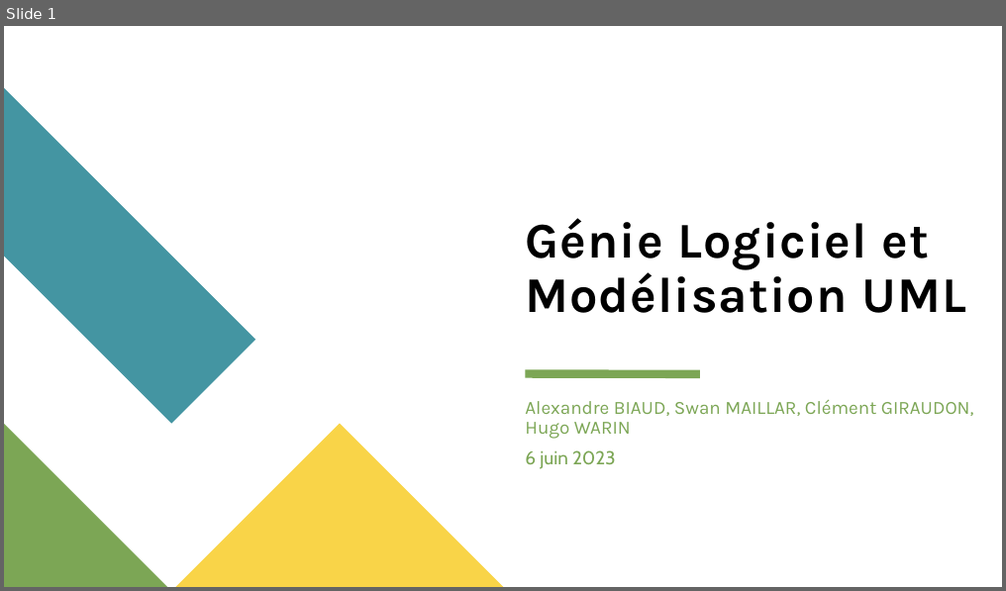
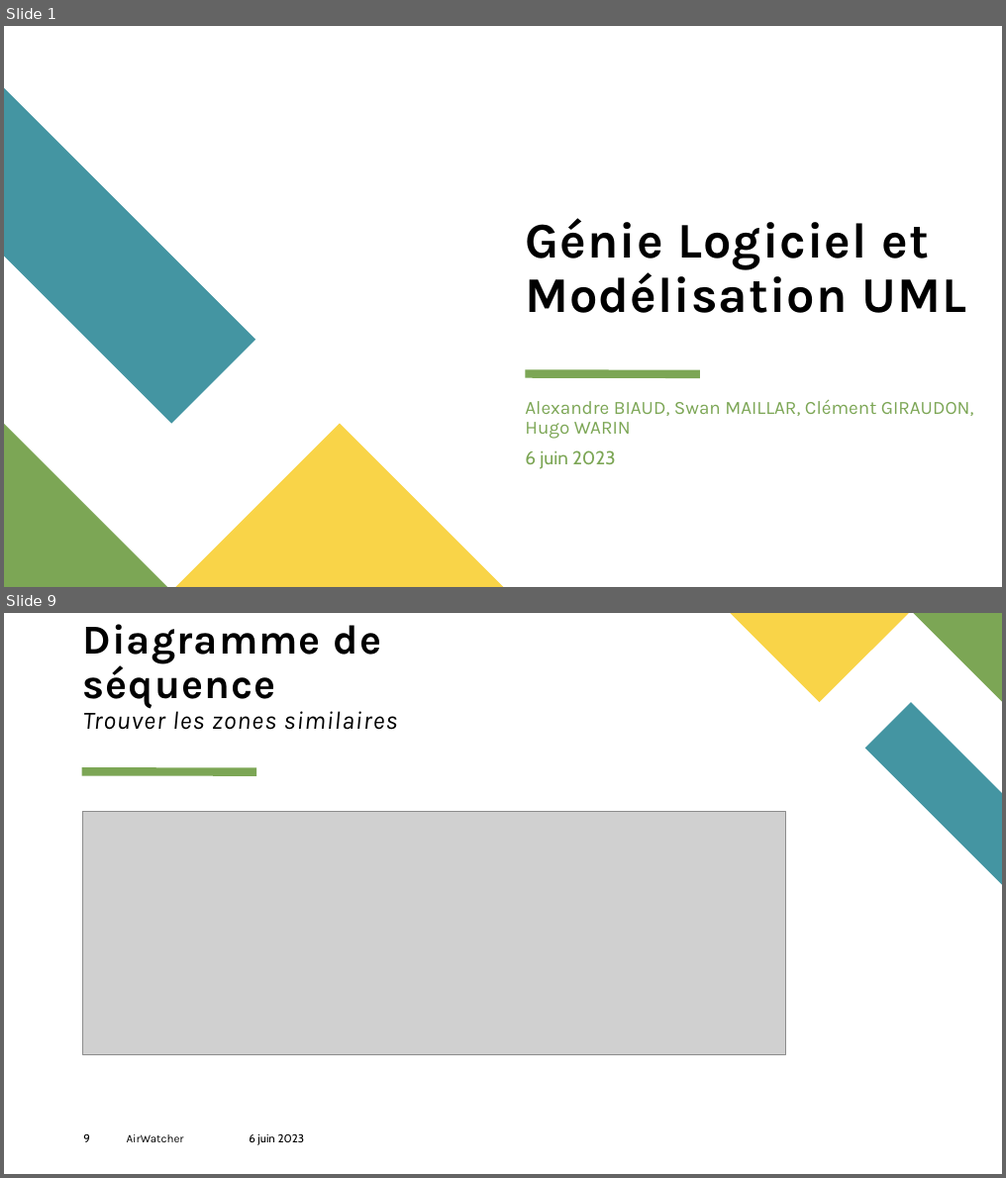
Before and after one commit to swan-maillard/INSA-3A-AirWatcher, a slide deck: PresentationUML.pptx. Shown one above the other, each under a label of ours: slide 1 before the commit, slides 1 and 9 after it; the slides between them are not shown. The pictures are 1006x591 and 1006x1178 pixels, drawn with LibreOffice and Linux fonts; fonts in the diff are those of the drawing; grey boxes stand for pictures. Boxes give left, top, right and bottom in pixels: in the first picture for what was removed or moved away, otherwise in the second. Text is boxed around its words. In the diff, an @@ line names an element or a change of style, - is before the commit and + after.

```diff
--- a/PresentationUML.pptx
+++ b/PresentationUML.pptx
@@ slide 9 added at (4, 613, 1002, 1174), background #FFFFFF @@
@@ title added at (83, 624, 397, 730), 24.3 pt, text #000000, italic @@
+Diagramme de séquence
+Trouver les zones similaires
@@ freeform shape added at (731, 613, 909, 702), fill #F9D448 @@
@@ freeform shape added at (914, 613, 1002, 702), fill #7CA655 @@
@@ freeform shape added at (865, 702, 1002, 884), fill #4495A2 @@
@@ line added from (82, 771) to (257, 771), #7CA655 8 pt @@
@@ picture added at (82, 811, 785, 1055) @@
@@ page number added at (83, 1134, 90, 1143), 11 pt, text #000000 @@
+9
@@ text added at (127, 1135, 184, 1143), 11 pt, text #000000 @@
+AirWatcher
@@ text added at (249, 1134, 305, 1146), 11 pt, text #000000 @@
+6 juin 2023
```
Also in this commit, not shown: 8 slides changed, 1 other slide added, 1 other file.
